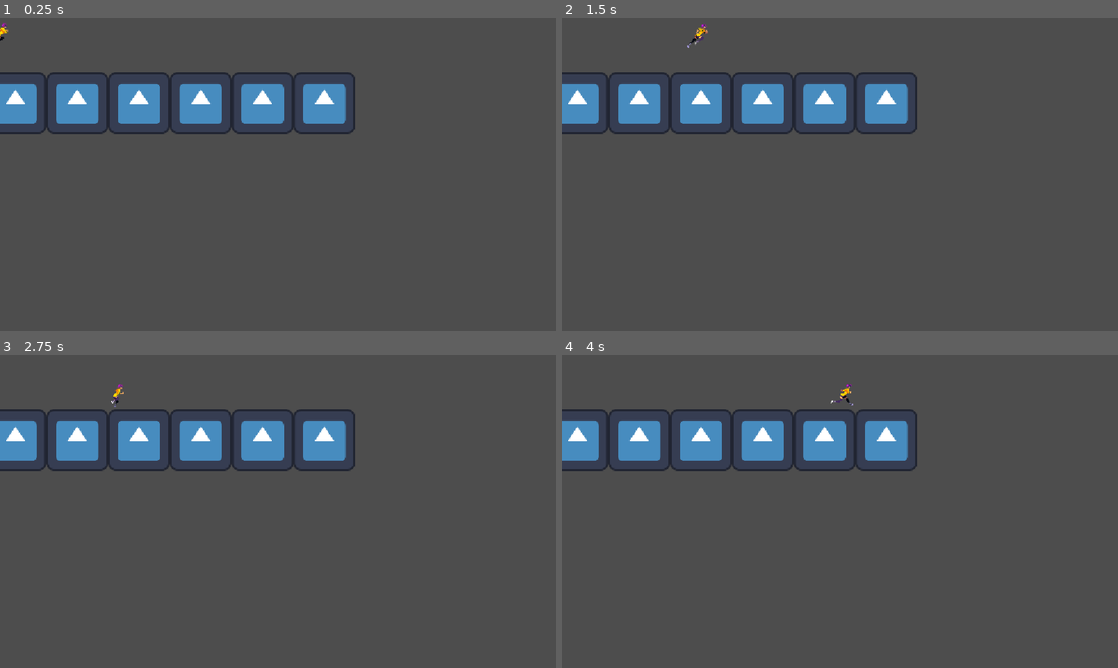
Above: before the commit, frames 1-4 (two rows, left to right).
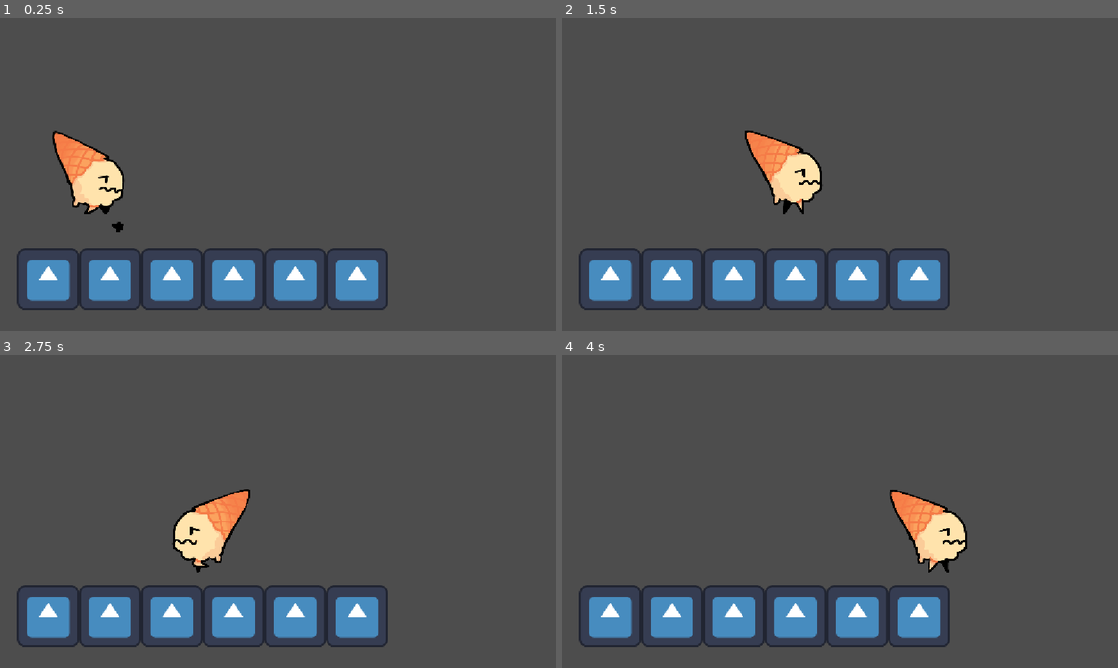
Above: after the commit, the same moments.

Repository: dipa-cotton/snowglobe
Game: Godot game, scene res://node.tscn
Two runs of this game, one before a commit and one after it. Both use one fixed random seed, a clock stepped at 60 frames per second and the inputs below. The engine's default icon, where the game draws it, is replaced by a stand-in: a white triangle on a blue panel in a dark square.
Inputs:
- Up to frame 1 (0.25 s): no input
- Up to frame 2 (1.5 s): tap Enter (ui_accept) at 0.5 s; hold Space (jump, bound only after the commit) 0.53-1.28 s; hold Right (ui_right) from 0.53 s (still down); tap Space (jump, bound only after the commit) at 1.35 s
- Up to frame 3 (2.75 s): tap Space (jump, bound only after the commit) at 1.52, 1.82 s; release Right (ui_right) at 2.03 s; hold Left (ui_left) from 2.03 s (still down); hold Space (jump, bound only after the commit) from 2.03 s (still down)
- Up to frame 4 (4 s): release Left (ui_left) at 2.78 s; release Space (jump, bound only after the commit) at 2.78 s; hold Right (ui_right) from 2.78 s (still down); tap Space (jump, bound only after the commit) at 2.85, 3.02, 3.32 s; hold Space (jump, bound only after the commit) from 3.53 s (still down)

The runs differ from the first frame. In frame 1, 17% of the frame differs, in the area x 0-70%, y 1-94%; in frame 2, 17%; in frame 3, 17%; in frame 4, 17%, in the area x 0-73%, y 9-94%.

Commit message:
all cycles complete!

Diff:
--- a/character_body_2d.gd
+++ b/character_body_2d.gd
@@ -1,5 +1,5 @@
 extends CharacterBody2D
-
+var health = 100
 @onready var _animated_sprite = $AnimatedSprite2D
 
 func _process(_delta):
@@ -7,7 +7,9 @@
 	if Input.is_action_pressed("ui_right"):
 		_animated_sprite.play("run")
 	elif Input.is_action_pressed("ui_left"):
-		_animated_sprite.play_backwards("run")
+		_animated_sprite.play("run_backwards")
+	elif Input.is_action_pressed("jump"):
+		_animated_sprite.play("jump")
 	else:
 		_animated_sprite.stop()
 
@@ -33,3 +35,9 @@
 		velocity.x = move_toward(velocity.x, 0, SPEED)
 
 	move_and_slide()
+
+func _on_pickup_area_area_entered(area):
+	if area.is_in_group("object") and not $holding.visible:
+		area.queue_free()
+		$holding.visible = true
+		health = +1
--- a/node.tscn
+++ b/node.tscn
@@ -1,55 +1,92 @@
 [gd_scene format=4 uid="uid://6ykg86b885jy"]
 
 [ext_resource type="Script" uid="uid://btoi3sqdgb1y6" path="res://character_body_2d.gd" id="1_r657h"]
-[ext_resource type="Texture2D" uid="uid://bof76vfojd6ow" path="res://run-1.png" id="2_f0urt"]
-[ext_resource type="Texture2D" uid="uid://ggwqyo0wtj3p" path="res://run-2.png" id="3_jfkdj"]
-[ext_resource type="Texture2D" uid="uid://cejhs3al8o5wu" path="res://run-3.png" id="4_wt6go"]
-[ext_resource type="Texture2D" uid="uid://c3medm1fkknkd" path="res://run-4.png" id="5_436f3"]
-[ext_resource type="Texture2D" uid="uid://buu6bxj8rhvlg" path="res://run-5.png" id="6_bcos8"]
-[ext_resource type="Texture2D" uid="uid://dw8lj5twufu22" path="res://run-6.png" id="7_cmsyx"]
-[ext_resource type="Texture2D" uid="uid://cvprg36vkj1bs" path="res://run-7.png" id="8_feppd"]
-[ext_resource type="Texture2D" uid="uid://p462fc446qv1" path="res://run-8.png" id="9_aeaoo"]
+[ext_resource type="Texture2D" uid="uid://da57welf227qw" path="res://run_cycle/ice_1.webp" id="2_cmsyx"]
+[ext_resource type="Texture2D" uid="uid://bdukwqqfyxhi1" path="res://jump/jump_1.webp" id="2_sps8e"]
+[ext_resource type="Texture2D" uid="uid://dvwx7ew21br5n" path="res://jump/jump_2.webp" id="3_bnlop"]
+[ext_resource type="Texture2D" uid="uid://b147q5r036w8p" path="res://run_cycle/ice_2.webp" id="3_feppd"]
+[ext_resource type="Texture2D" uid="uid://cl0vptd0i3xuo" path="res://run_cycle/ice_3.webp" id="4_aeaoo"]
+[ext_resource type="Texture2D" uid="uid://bn6yuawknr1bw" path="res://jump/jump_3.webp" id="4_oaeeq"]
+[ext_resource type="Texture2D" uid="uid://cy0jr6a4of1og" path="res://run_cycle/ice_4.webp" id="5_sps8e"]
+[ext_resource type="Texture2D" uid="uid://6jncbskr1cig" path="res://run_cycle/ice_5.webp" id="6_bnlop"]
+[ext_resource type="Texture2D" uid="uid://dcsb4grs8ucd4" path="res://run_cycle/ice_6.webp" id="7_oaeeq"]
+[ext_resource type="Texture2D" uid="uid://cav421qhvoaws" path="res://brun_cycle/iceb_1.png" id="8_cmsyx"]
+[ext_resource type="Texture2D" uid="uid://up3r41uq861e" path="res://brun_cycle/iceb_2.png" id="9_feppd"]
+[ext_resource type="Texture2D" uid="uid://bu8doolyijtep" path="res://brun_cycle/iceb_3.png" id="10_aeaoo"]
 [ext_resource type="Texture2D" uid="uid://bou12p3b5fipo" path="res://icon.svg" id="10_f0urt"]
+[ext_resource type="PackedScene" uid="uid://bp2b188ggp0w6" path="res://object.tscn" id="11_jfkdj"]
+[ext_resource type="Texture2D" uid="uid://5c7ghfh11dbe" path="res://brun_cycle/iceb_4.png" id="11_sps8e"]
+[ext_resource type="Texture2D" uid="uid://b8r8jly366a3b" path="res://brun_cycle/iceb_5.png" id="12_bnlop"]
+[ext_resource type="Texture2D" uid="uid://c0r0wbvr7y4o4" path="res://brun_cycle/iceb_6.png" id="13_oaeeq"]
 
 [sub_resource type="SpriteFrames" id="SpriteFrames_gabc6"]
 animations = [{
-"frames": [],
+"frames": [{
+"duration": 0.5,
+"texture": ExtResource("2_sps8e")
+}, {
+"duration": 4.0,
+"texture": ExtResource("3_bnlop")
+}, {
+"duration": 30.0,
+"texture": ExtResource("4_oaeeq")
+}],
 "loop": 1,
 "name": &"jump",
 "speed": 5.0
 }, {
 "frames": [{
-"duration": 1.0,
-"texture": ExtResource("2_f0urt")
-}, {
-"duration": 1.0,
-"texture": ExtResource("3_jfkdj")
-}, {
-"duration": 1.0,
-"texture": ExtResource("4_wt6go")
-}, {
-"duration": 1.0,
-"texture": ExtResource("5_436f3")
-}, {
-"duration": 1.0,
-"texture": ExtResource("6_bcos8")
-}, {
-"duration": 1.0,
-"texture": ExtResource("7_cmsyx")
-}, {
-"duration": 1.0,
-"texture": ExtResource("8_feppd")
-}, {
-"duration": 1.0,
-"texture": ExtResource("9_aeaoo")
+"duration": 0.5,
+"texture": ExtResource("2_cmsyx")
+}, {
+"duration": 0.5,
+"texture": ExtResource("3_feppd")
+}, {
+"duration": 0.5,
+"texture": ExtResource("4_aeaoo")
+}, {
+"duration": 0.5,
+"texture": ExtResource("5_sps8e")
+}, {
+"duration": 0.5,
+"texture": ExtResource("6_bnlop")
+}, {
+"duration": 0.5,
+"texture": ExtResource("7_oaeeq")
 }],
 "loop": 1,
 "name": &"run",
 "speed": 5.0
+}, {
+"frames": [{
+"duration": 0.5,
+"texture": ExtResource("8_cmsyx")
+}, {
+"duration": 0.5,
+"texture": ExtResource("9_feppd")
+}, {
+"duration": 0.5,
+"texture": ExtResource("10_aeaoo")
+}, {
+"duration": 0.5,
+"texture": ExtResource("11_sps8e")
+}, {
+"duration": 0.5,
+"texture": ExtResource("12_bnlop")
+}, {
+"duration": 0.5,
+"texture": ExtResource("13_oaeeq")
+}],
+"loop": 1,
+"name": &"run_backwards",
+"speed": 5.0
 }]
 
 [sub_resource type="RectangleShape2D" id="RectangleShape2D_sps8e"]
 size = Vector2(53.5, 56.5)
+
+[sub_resource type="RectangleShape2D" id="RectangleShape2D_emfp8"]
+size = Vector2(54, 59)
 
 [sub_resource type="TileSetAtlasSource" id="TileSetAtlasSource_jfkdj"]
 texture = ExtResource("10_f0urt")
@@ -184,38 +221,41 @@
 physics_layer_0/collision_layer = 1
 sources/0 = SubResource("TileSetAtlasSource_jfkdj")
 
-[sub_resource type="RectangleShape2D" id="RectangleShape2D_gabc6"]
-size = Vector2(11.5, 12.25)
-
-[sub_resource type="CircleShape2D" id="CircleShape2D_gabc6"]
-
 [node name="Node" type="Node" unique_id=2063611799]
 
-[node name="CharacterBody2D" type="CharacterBody2D" parent="." unique_id=1959861858]
+[node name="Player" type="CharacterBody2D" parent="." unique_id=1959861858]
+position = Vector2(68, 365)
 script = ExtResource("1_r657h")
 
-[node name="AnimatedSprite2D" type="AnimatedSprite2D" parent="CharacterBody2D" unique_id=676882142]
+[node name="AnimatedSprite2D" type="AnimatedSprite2D" parent="Player" unique_id=676882142]
+position = Vector2(118, -71)
+scale = Vector2(0.3859375, 0.3859375)
 sprite_frames = SubResource("SpriteFrames_gabc6")
-animation = &"run"
-frame_progress = 0.24400444
-
-[node name="CollisionShape2D" type="CollisionShape2D" parent="CharacterBody2D" unique_id=1320851735]
+animation = &"jump"
+
+[node name="pickupArea" type="Area2D" parent="Player" unique_id=1024929880]
+
+[node name="CollisionShape2D" type="CollisionShape2D" parent="Player/pickupArea" unique_id=1320851735]
 position = Vector2(-2.75, 8.75)
 shape = SubResource("RectangleShape2D_sps8e")
 
+[node name="CollisionShape2D" type="CollisionShape2D" parent="Player" unique_id=816227704]
+position = Vector2(-2, 8.5)
+shape = SubResource("RectangleShape2D_emfp8")
+
+[node name="holding" type="AnimatedSprite2D" parent="Player" unique_id=1963886939]
+visible = false
+
+[node name="CanvasLayer" type="CanvasLayer" parent="Player" unique_id=1710547734]
+
 [node name="TileMapLayer" type="TileMapLayer" parent="." unique_id=2065619172]
+position = Vector2(68, 365)
 tile_map_data = PackedByteArray("AAAOAAcAAAAAAAAAAAAOAAgAAAAAAAEAAAAOAAkAAAAAAAIAAAAOAAoAAAAAAAMAAAAOAAsAAAAAAAQAAAAOAA …(6064 unchanged characters)…
 tile_set = SubResource("TileSet_gabc6")
 
-[node name="CollisionShape2D" type="CollisionShape2D" parent="TileMapLayer" unique_id=173766876]
-position = Vector2(4.5, 26.5)
-shape = SubResource("RectangleShape2D_gabc6")
-
-[node name="Area2D" type="Area2D" parent="." unique_id=848246955]
-
-[node name="Sprite2D" type="Sprite2D" parent="Area2D" unique_id=1553172109]
-
-[node name="CollisionShape2D" type="CollisionShape2D" parent="Area2D" unique_id=1829597294]
-shape = SubResource("CircleShape2D_gabc6")
+[node name="object" parent="." unique_id=807184597 instance=ExtResource("11_jfkdj")]
+position = Vector2(68, 365)
 
 [node name="AnimationPlayer" type="AnimationPlayer" parent="." unique_id=1387833187]
+
+[connection signal="area_entered" from="Player/pickupArea" to="Player" method="_on_pickup_area_area_entered"]
--- /dev/null
+++ b/object.tscn
@@ -0,0 +1,17 @@
+[gd_scene format=3 uid="uid://bp2b188ggp0w6"]
+
+[ext_resource type="Texture2D" uid="uid://co2ms5qsthi8t" path="res://pixil-frame-0 (14).png" id="1_l2ofb"]
+
+[sub_resource type="CircleShape2D" id="CircleShape2D_gabc6"]
+radius = 15.0
+
+[node name="object" type="Area2D" unique_id=807184597 groups=["object"]]
+
+[node name="Sprite2D" type="Sprite2D" parent="." unique_id=1042765374 groups=["object"]]
+position = Vector2(176, 68)
+scale = Vector2(0.26, 0.24000001)
+texture = ExtResource("1_l2ofb")
+
+[node name="CollisionShape2D" type="CollisionShape2D" parent="." unique_id=1693595061 groups=["object"]]
+position = Vector2(176, 68)
+shape = SubResource("CircleShape2D_gabc6")
--- a/project.godot
+++ b/project.godot
@@ -20,6 +20,28 @@
 window/stretch/mode="canvas_items"
 window/stretch/aspect="expand"
 
+[input]
+
+jump={
+"deadzone": 0.2,
+"events": [Object(InputEventKey,"resource_local_to_scene":false,"resource_name":"","device":-1,"window_id":0,"alt_pressed":false,"shift_pressed":false,"ctrl_pressed":false,"meta_pressed":false,"pressed":false,"keycode":0,"physical_keycode":32,"key_label":0,"unicode":32,"location":0,"echo":false,"script":null)
+, Object(InputEventKey,"resource_local_to_scene":false,"resource_name":"","device":-1,"window_id":0,"alt_pressed":false,"shift_pressed":false,"ctrl_pressed":false,"meta_pressed":false,"pressed":false,"keycode":0,"physical_keycode":4194320,"key_label":0,"unicode":0,"location":0,"echo":false,"script":null)
+, Object(InputEventKey,"resource_local_to_scene":false,"resource_name":"","device":-1,"window_id":0,"alt_pressed":false,"shift_pressed":false,"ctrl_pressed":false,"meta_pressed":false,"pressed":false,"keycode":0,"physical_keycode":87,"key_label":0,"unicode":119,"location":0,"echo":false,"script":null)
+]
+}
+right={
+"deadzone": 0.2,
+"events": [Object(InputEventKey,"resource_local_to_scene":false,"resource_name":"","device":-1,"window_id":0,"alt_pressed":false,"shift_pressed":false,"ctrl_pressed":false,"meta_pressed":false,"pressed":false,"keycode":0,"physical_keycode":68,"key_label":0,"unicode":100,"location":0,"echo":false,"script":null)
+, Object(InputEventKey,"resource_local_to_scene":false,"resource_name":"","device":-1,"window_id":0,"alt_pressed":false,"shift_pressed":false,"ctrl_pressed":false,"meta_pressed":false,"pressed":false,"keycode":0,"physical_keycode":4194321,"key_label":0,"unicode":0,"location":0,"echo":false,"script":null)
+]
+}
+left={
+"deadzone": 0.2,
+"events": [Object(InputEventKey,"resource_local_to_scene":false,"resource_name":"","device":-1,"window_id":0,"alt_pressed":false,"shift_pressed":false,"ctrl_pressed":false,"meta_pressed":false,"pressed":false,"keycode":0,"physical_keycode":65,"key_label":0,"unicode":97,"location":0,"echo":false,"script":null)
+, Object(InputEventKey,"resource_local_to_scene":false,"resource_name":"","device":-1,"window_id":0,"alt_pressed":false,"shift_pressed":false,"ctrl_pressed":false,"meta_pressed":false,"pressed":false,"keycode":0,"physical_keycode":4194319,"key_label":0,"unicode":0,"location":0,"echo":false,"script":null)
+]
+}
+
 [physics]
 
 3d/physics_engine="Jolt Physics"
Binary file added: brun_cycle/iceb_1.png
Not shown, added: brun_cycle/iceb_1.png.import
Binary file added: brun_cycle/iceb_2.png
Not shown, added: brun_cycle/iceb_2.png.import
Binary file added: brun_cycle/iceb_3.png
Not shown, added: brun_cycle/iceb_3.png.import
Binary file added: brun_cycle/iceb_4.png
Not shown, added: brun_cycle/iceb_4.png.import
Binary file added: brun_cycle/iceb_5.png
Not shown, added: brun_cycle/iceb_5.png.import
Binary file added: brun_cycle/iceb_6.png
Not shown, changed: brun_cycle/iceb_6.png.import
(and 30 more such lines)
